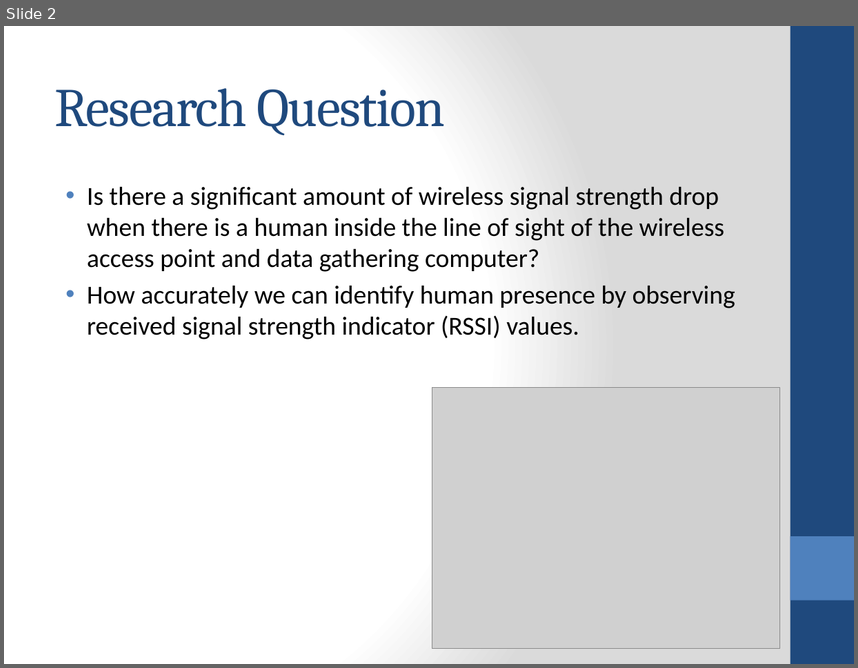
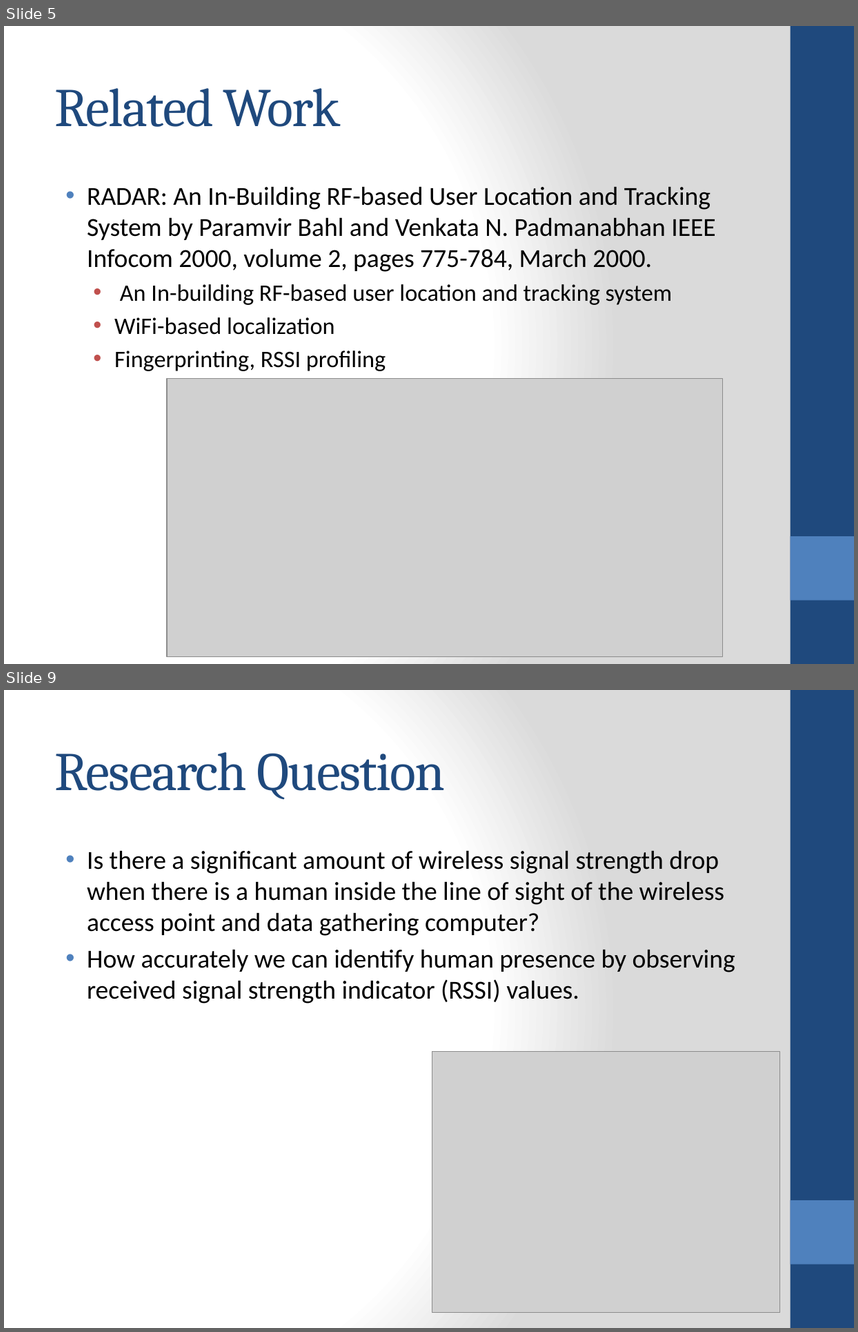
Before and after one commit to jithendra89/research, a slide deck: presentations/interim-final.pptx. Shown one above the other, each under a label of ours: slide 2 before the commit, slides 5 and 9 after it; the slides between them are not shown. The pictures are 858x668 and 858x1332 pixels, drawn with LibreOffice and Linux fonts; fonts in the diff are those of the drawing; grey boxes stand for pictures. Boxes give left, top, right and bottom in pixels: in the first picture for what was removed or moved away, otherwise in the second. Text is boxed around its words. In the diff, an @@ line names an element or a change of style, - is before the commit and + after.

```diff
--- a/presentations/interim-final.pptx
+++ b/presentations/interim-final.pptx
@@ slide 5 added at box(4, 26, 854, 664), background gradient #FFFFFF to #DADADA; not listed: 2 template elements that a slide beside it also shows @@
@@ title added at box(55, 88, 341, 127), 46 pt, text #1F497D @@
+Related Work
@@ text added at box(87, 187, 716, 371), 22 pt, text #000000 @@
+• RADAR: An In-Building RF-based User Location and Tracking System by Paramvir Bahl and Venkata N. Padmanabhan IEEE Infocom 2000, volume 2, pages 775-784, March 2000.
+  • An In-building RF-based user location and tracking system
+  • WiFi-based localization
+  • Fingerprinting, RSSI profiling
@@ picture added at box(168, 378, 723, 656) @@
@@ what was slide 2 is now slide 9 @@
```
Also in this commit, not shown: 5 slides changed, 8 other slides added, 1 slide removed, 8 other files.
